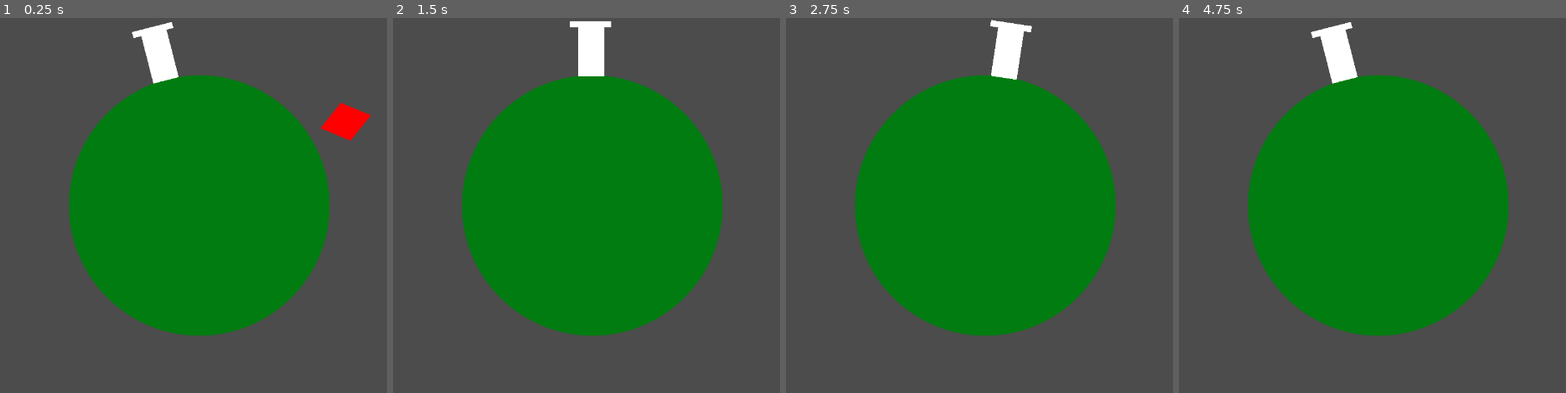
Above: before the commit, frames 1-4 (left to right).
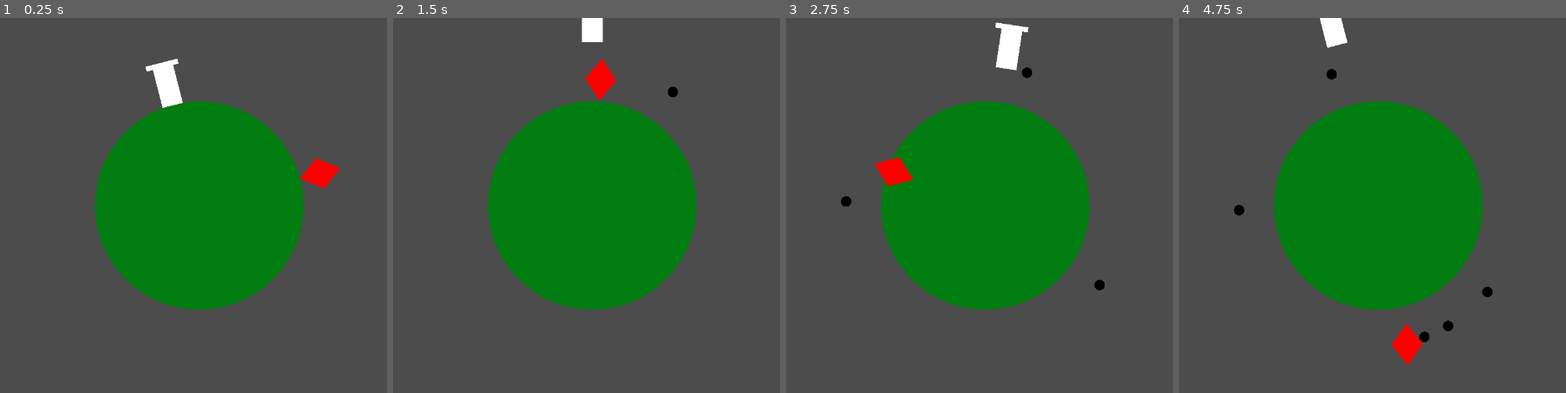
Above: after the commit, the same moments.

Repository: NoohAlavi/JuicyJam2022
Game: Godot game, scene res://Game.tscn
Two runs of this game, one before a commit and one after it. Both use one fixed random seed, a clock stepped at 60 frames per second and the inputs below. The project has no main scene, so this scene is started directly.
Inputs:
- Up to frame 1 (0.25 s): no input
- Up to frame 2 (1.5 s): hold D (move_right) 0.53-1.28 s; tap E (shoot, bound only after the commit) at 0.6 s; tap Up (jump, bound only after the commit) at 0.77, 0.8, 1.07, 1.35 s; hold Left (move_left) from 1.28 s (still down)
- Up to frame 3 (2.75 s): tap Up (jump, bound only after the commit) at 1.52, 1.82, 2.3 s; tap E (shoot, bound only after the commit) at 1.55, 2.1 s; release Left (move_left) at 2.03 s; hold D (move_right) from 2.03 s (still down)
- Up to frame 4 (4.75 s): tap E (shoot, bound only after the commit) at 2.85, 4.35 s; tap Up (jump, bound only after the commit) at 3.02, 3.32, 3.6, 3.77, 4.07, 4.52 s; release D (move_right) at 3.53 s; hold Left (move_left) from 3.53 s (still down)

The runs differ from the first frame. In frame 1, 15% of the frame differs, in the area x 17-96%, y 1-85%; in frame 2, 14%; in frame 3, 14%; in frame 4, 15%.

Commit message:
player jump, fixed bullets

Diff:
--- a/JuicyJam/Bullet/Bullet.gd
+++ b/JuicyJam/Bullet/Bullet.gd
@@ -2,12 +2,13 @@
 class_name Bullet
 
 export var speed = 1.25
-export var dir = 1
-var angle = PI / 2
-var radius = 400
+var radius = 333
+
+onready var angle = Global.player.get_angle()
+onready var dir = Global.player.get_dir()
 
 func _physics_process(delta):
-	angle += speed * delta
+	angle += speed * delta * dir
 	global_position = Vector2(cos(angle), -sin(angle)) * radius
 	rotation = -angle + (PI/2)
 
--- a/JuicyJam/Enemy/Enemy.gd
+++ b/JuicyJam/Enemy/Enemy.gd
@@ -4,7 +4,7 @@
 # Declare member variables here. Examples:
 # var a = 2
 # var b = "text"
-export var radius = 600
+export var radius = 300
 export var speed = 1
 var angle = 0
 
--- a/JuicyJam/Enemy/Enemy.tscn
+++ b/JuicyJam/Enemy/Enemy.tscn
@@ -8,16 +8,13 @@
 height = 26.0
 
 [node name="Enemy" type="KinematicBody2D"]
-position = Vector2( 251, 0 )
 script = ExtResource( 1 )
 
 [node name="Sprite" type="Sprite" parent="."]
 modulate = Color( 1, 0, 0, 1 )
-position = Vector2( 50, 0 )
 scale = Vector2( 0.1, 0.075 )
 texture = ExtResource( 2 )
 
 [node name="CollisionShape2D" type="CollisionShape2D" parent="."]
-position = Vector2( 49, -1 )
 rotation = 1.5708
 shape = SubResource( 1 )
--- a/JuicyJam/Game.tscn
+++ b/JuicyJam/Game.tscn
@@ -12,9 +12,10 @@
 texture = ExtResource( 4 )
 
 [node name="Player" parent="." instance=ExtResource( 1 )]
-radius = 300
 
 [node name="Camera2D" type="Camera2D" parent="."]
 current = true
+zoom = Vector2( 1.25, 1.25 )
 
 [node name="Enemy" parent="." instance=ExtResource( 2 )]
+position = Vector2( 299, -3 )
--- a/JuicyJam/Game/Game.tscn
+++ b/JuicyJam/Game/Game.tscn
@@ -12,7 +12,6 @@
 texture = ExtResource( 1 )
 
 [node name="Player" parent="." instance=ExtResource( 2 )]
-radius = 300
 
 [node name="Camera2D" type="Camera2D" parent="."]
 current = true
--- /dev/null
+++ b/JuicyJam/Global.gd
@@ -0,0 +1,16 @@
+extends Node
+
+
+# Declare member variables here. Examples:
+# var a = 2
+# var b = "text"
+onready var player = get_node("/root/Node2D/Player")
+
+# Called when the node enters the scene tree for the first time.
+func _ready():
+	pass # Replace with function body.
+
+
+# Called every frame. 'delta' is the elapsed time since the previous frame.
+#func _process(delta):
+#	pass
--- a/JuicyJam/Player/Player.gd
+++ b/JuicyJam/Player/Player.gd
@@ -9,10 +9,25 @@
 var angle = PI / 2
 
 var speed = base_speed
+var is_jumping = false
 
 func _process(delta):
 	if Input.is_action_just_pressed("shoot"):
 		shoot()
+	if Input.is_action_just_pressed("jump"):
+		is_jumping = true
+		$AnimationPlayer.playback_speed = 1
+		$AnimationPlayer.play("jump")
+
+func get_angle():
+	return angle
+
+func get_dir():
+	if speed > 0:
+		return 1
+	else:
+		return -1
+
 
 func _physics_process(delta):
 	var dir = round(Input.get_action_strength("move_left") - Input.get_action_strength("move_right"))
@@ -20,15 +35,20 @@
 		speed = base_speed * dir
 
 	angle += speed * delta
-	var oldAngle = angle - (speed * delta)
-	velocity = (Vector2(cos(angle), -sin(angle)) - Vector2(cos(oldAngle), -sin(oldAngle))).normalized()
-
-	velocity *= radius
 	rotation = -angle + (PI/2)
 
-	velocity = move_and_slide(velocity)
+	if (is_jumping):
+		global_position = radius * Vector2(cos(angle), -sin(angle))
+	else:
+		var oldAngle = angle - (speed * delta)
+		velocity = (Vector2(cos(angle), -sin(angle)) - Vector2(cos(oldAngle), -sin(oldAngle))).normalized()
+		velocity *= radius
+		velocity = move_and_slide(velocity)
 
 func shoot():
 	var new_bullet = bullet_scene.instance()
 	new_bullet.position = position
 	get_tree().root.add_child(new_bullet)
+
+func end_jump():
+	is_jumping = false
--- a/JuicyJam/Player/Player.tscn
+++ b/JuicyJam/Player/Player.tscn
@@ -8,9 +8,39 @@
 radius = 25.0
 height = 48.0
 
+[sub_resource type="Animation" id=2]
+resource_name = "jump"
+tracks/0/type = "value"
+tracks/0/path = NodePath(".:radius")
+tracks/0/interp = 2
+tracks/0/loop_wrap = true
+tracks/0/imported = false
+tracks/0/enabled = true
+tracks/0/keys = {
+"times": PoolRealArray( 0, 0.5, 1 ),
+"transitions": PoolRealArray( 1, 3.03143, 0.339235 ),
+"update": 0,
+"values": [ 300, 450, 300 ]
+}
+tracks/1/type = "method"
+tracks/1/path = NodePath(".")
+tracks/1/interp = 1
+tracks/1/loop_wrap = true
+tracks/1/imported = false
+tracks/1/enabled = true
+tracks/1/keys = {
+"times": PoolRealArray( 1 ),
+"transitions": PoolRealArray( 1 ),
+"values": [ {
+"args": [  ],
+"method": "end_jump"
+} ]
+}
+
 [node name="Player" type="KinematicBody2D"]
 position = Vector2( -2, -298 )
 script = ExtResource( 1 )
+radius = 300
 bullet_scene = ExtResource( 3 )
 
 [node name="Sprite" type="Sprite" parent="."]
@@ -24,3 +54,6 @@
 position = Vector2( -1, -50 )
 scale = Vector2( 0.0790001, 0.012 )
 texture = ExtResource( 2 )
+
+[node name="AnimationPlayer" type="AnimationPlayer" parent="."]
+anims/jump = SubResource( 2 )
--- a/JuicyJam/project.godot
+++ b/JuicyJam/project.godot
@@ -29,6 +29,10 @@
 config/name="JuicyJam"
 config/icon="res://icon.png"
 
+[autoload]
+
+Global="*res://Global.gd"
+
 [display]
 
 window/size/width=1280
@@ -56,6 +60,17 @@
 , Object(InputEventJoypadButton,"resource_local_to_scene":false,"resource_name":"","device":0,"button_index":0,"pressure":0.0,"pressed":false,"script":null)
  ]
 }
+jump={
+"deadzone": 0.5,
+"events": [ Object(InputEventKey,"resource_local_to_scene":false,"resource_name":"","device":0,"alt":false,"shift":false,"control":false,"meta":false,"command":false,"pressed":false,"scancode":0,"physical_scancode":16777232,"unicode":0,"echo":false,"script":null)
+, Object(InputEventKey,"resource_local_to_scene":false,"resource_name":"","device":0,"alt":false,"shift":false,"control":false,"meta":false,"command":false,"pressed":false,"scancode":0,"physical_scancode":32,"unicode":0,"echo":false,"script":null)
+ ]
+}
+shoot={
+"deadzone": 0.5,
+"events": [ Object(InputEventKey,"resource_local_to_scene":false,"resource_name":"","device":0,"alt":false,"shift":false,"control":false,"meta":false,"command":false,"pressed":false,"scancode":0,"physical_scancode":69,"unicode":0,"echo":false,"script":null)
+ ]
+}
 
 [physics]
 
Not shown: 1 places in JuicyJam/Player/Player.tscn that only renumber resources
